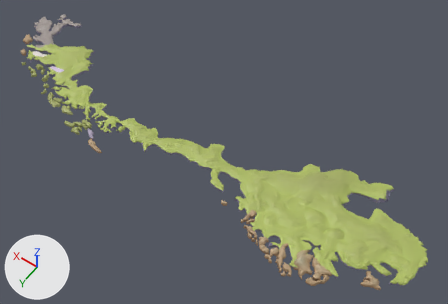
The FBX model Assets/Norvegian_Map/Mesh/Ground_01.fbx, before and after one commit.
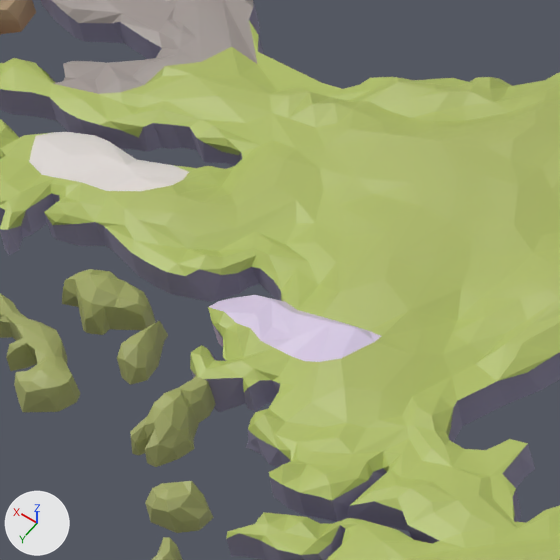
There are two pictures of each version: one whole from a 50 mm camera at (-0.449, 0.507, 0.815) aimed at (-0.062, -0.036, -0.038), one close up on the part from 7% to 18% of the width and 13% to 30% of the height. The lights are fixed; the arrows at lower left show +X, +Y and +Z. The first two pictures are the older version.

The first close-up shows 'Ground_01'.
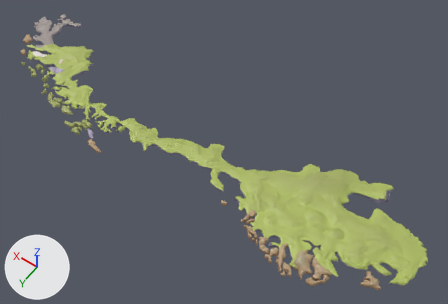
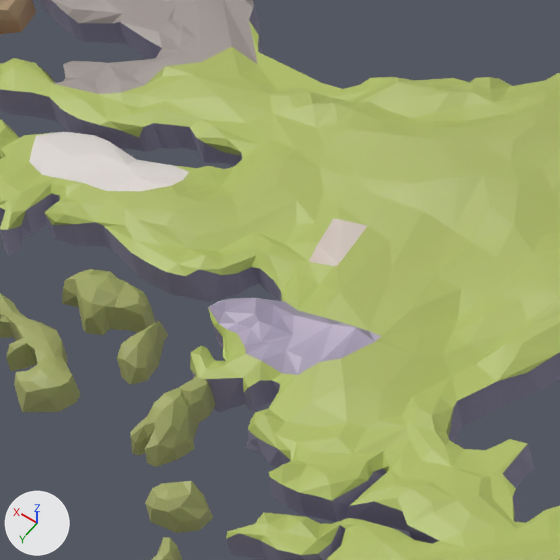
Boxes (x1, y1, x2, y2) around the edits, measured in the close-ups (560 x 560 px; the box of a moved part takes in the faces that stretch with it):
'Ground_01', reshaped, moved, turned: (0, 0, 560, 560) in both
part 1 of me_mesh, moved or reshaped: (123, 92, 513, 421) in both
part 2 of me_mesh, surface changed: (208, 298, 381, 375) in both

Patch to the scene script:
```diff
--- a/Assets/Norvegian_Map/Mesh/Ground_01.fbx.py
+++ b/Assets/Norvegian_Map/Mesh/Ground_01.fbx.py
@@ me_mesh @@
 # used by ob_ground_01; location = (0.0, 0.0, 0.0); rotation_euler = (1.571, 0.0, 0.0), in degrees (90, 0, 0); scale = (0.01, 0.01, 0.01)
-me_mesh.from_pydata(...)  # 7627 vertices, 13454 faces; spans x -44.1..44.4, y -3.4..-1.4, z -11.0..13.4
+me_mesh.from_pydata(...)  # 7637 vertices, 13465 faces; spans x -44.1..44.4, y -3.4..-1.4, z -11.0..13.4
+# me_mesh part 1
+# 1 vertex is removed from x 31.1, y -2.2, z 3.1
+# 14 faces are deleted
+# 6 vertices in x 29.7..32.0, y -2.4..-2.2, z 0.7..3.9 move by (0.0, -0.1, 0.0)
+# 4 vertices in x 30.0..33.6, y -3.1..-2.2, z -0.6..3.9 move by (0.0, -0.2, 0.0)
+# 11 vertices move from x 29.8..34.8, y -3.1..-2.3, z -0.6..4.3 to x 30.0..34.8, y -3.0..-2.3, z -0.5..4.5
+# 11 vertices are added at x 31.1..32.3, y -2.4..-2.3, z 2.0..3.1
+# 25 new faces join them
+# me_mesh part 2: 72 kept faces spanning x 29.3..32.7, y -3.1..-2.1, z -0.5..1.2 get new texture (UV) coordinates
 me_mesh.materials.append(mat_gradient_pallete_1material)
@@ ob_ground_01 @@
 ob_ground_01 = bpy.data.objects.new('Ground_01', me_mesh)
-ob_ground_01.location = (0.0, 0.0, 0.0)
-ob_ground_01.rotation_euler = (1.571, 0.0, 0.0)  # degrees (90, 0, 0)
+ob_ground_01.location = (0.0, 0.0001, 0.0)
+ob_ground_01.rotation_euler = (1.571, 0.000161, -0.000239)  # degrees (90, 0, -0)
 ob_ground_01.scale = (0.01, 0.01, 0.01)
```
